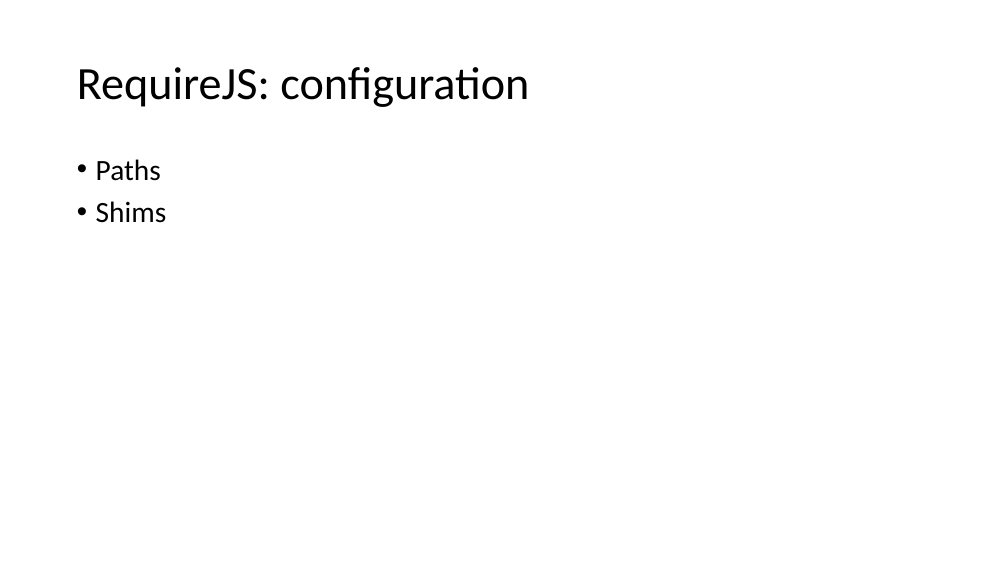
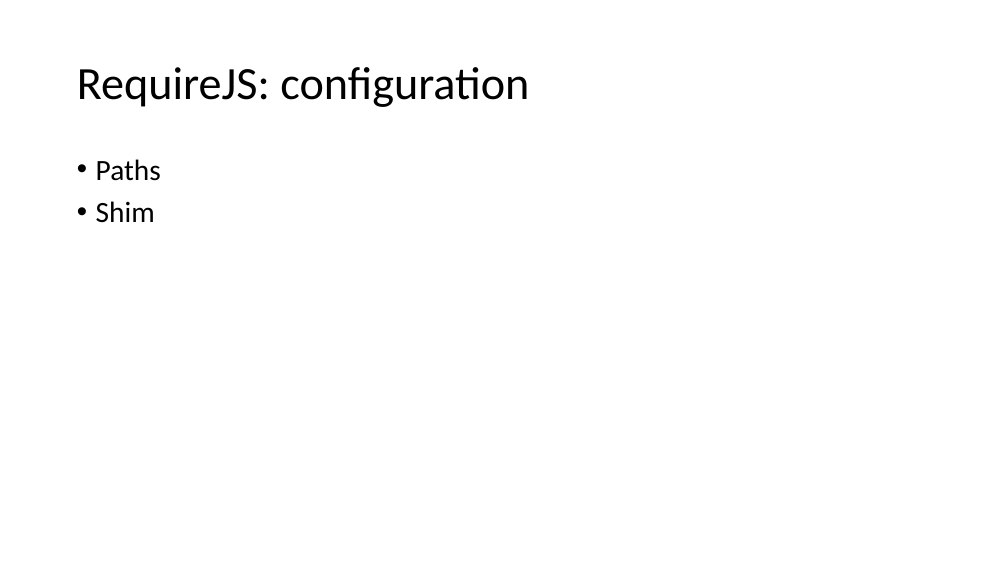
Before and after one commit to petermorlion/DurandalDemo, a slide deck: slide 10 of Durandal T4T.pptx. Drawn at 1008x567 pixels with LibreOffice and Linux fonts; fonts in the diff are those of the drawing. Boxes give left, top, right and bottom in pixels: in the first picture for what was removed or moved away, otherwise in the second. Text is boxed around its words. In the diff, an @@ line names an element or a change of style, - is before the commit and + after.

Commit message:
ppt

```diff
--- a/Durandal T4T.pptx
+++ b/Durandal T4T.pptx
@@ text at <box>96,201,155,223</box>: text changed @@
-• Shims
+• Shim
```
Also in this commit, not shown: 1 slide added.
